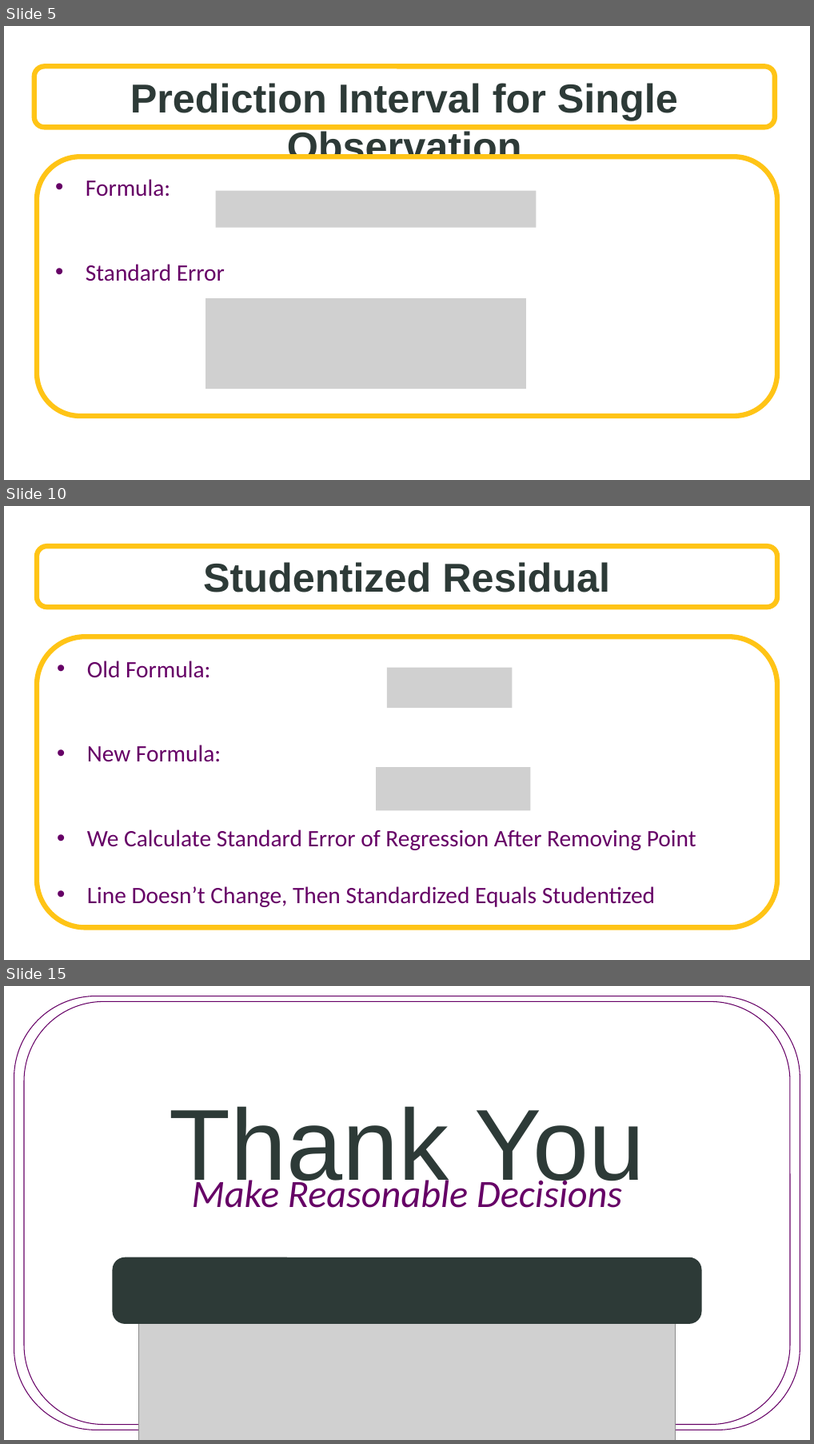
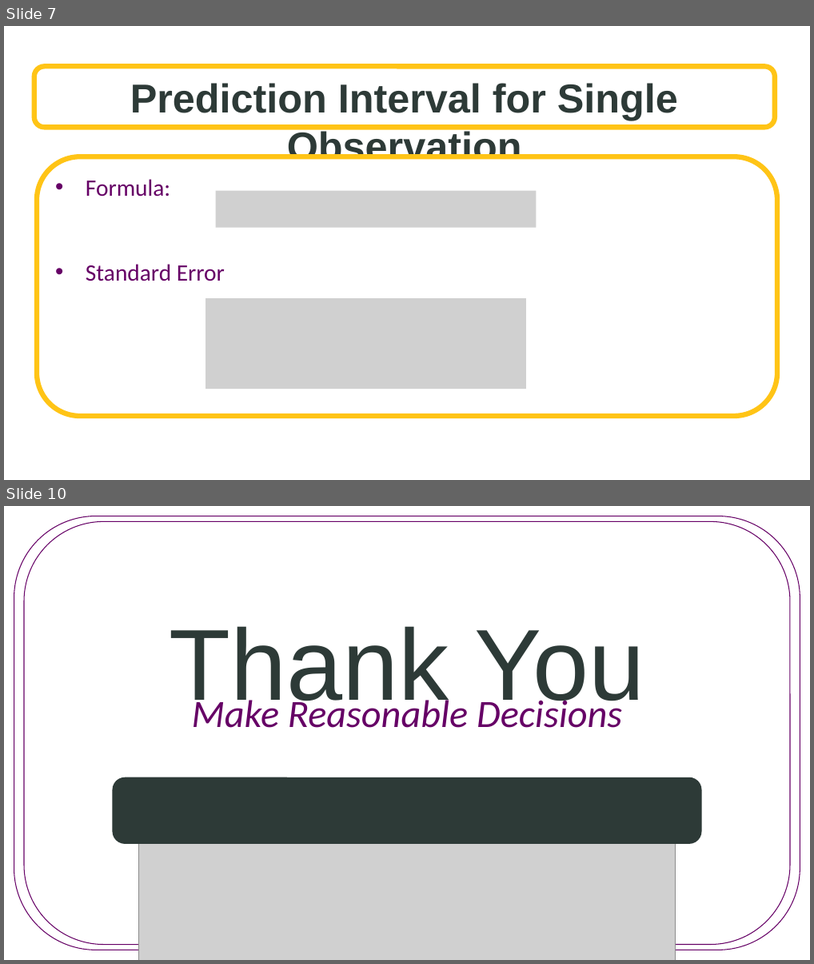
Before and after one commit to SuperMarioGiacomazzo/STOR455_WEBSITE, a slide deck: Lectures/12 - Intervals for Prediction.pptx. Shown one above the other, each under a label of ours: slides 5, 10 and 15 before the commit, slides 7 and 10 after it; the slides between them are not shown. The pictures are 814x1444 and 814x964 pixels, drawn with LibreOffice and Linux fonts; fonts in the diff are those of the drawing; grey boxes stand for pictures; background and template pictures are left out. Boxes give left, top, right and bottom in pixels: in the first picture for what was removed or moved away, otherwise in the second. Text is boxed around its words. In the diff, an @@ line names an element or a change of style, - is before the commit and + after.

```diff
--- a/Lectures/12 - Intervals for Prediction.pptx
+++ b/Lectures/12 - Intervals for Prediction.pptx
@@ slide 10 removed at box(4, 506, 810, 960), background picture (left out) @@
@@ rounded rectangle removed at box(37, 546, 778, 607) @@
-Studentized Residual
@@ rounded rectangle removed at box(37, 636, 778, 927) @@
-• Old Formula:
-• New Formula:
-• We Calculate Standard Error of Regression After Removing Point
-• Line Doesn’t Change, Then Standardized Equals Studentized
@@ picture removed at box(387, 668, 512, 708) @@
@@ picture removed at box(376, 768, 530, 811) @@
@@ what was slide 5 is now slide 7 @@
@@ what was slide 15 is now slide 10 @@
```
Also in this commit, not shown: 2 slides changed, 4 slides added, 8 other slides removed, 9 other files.
